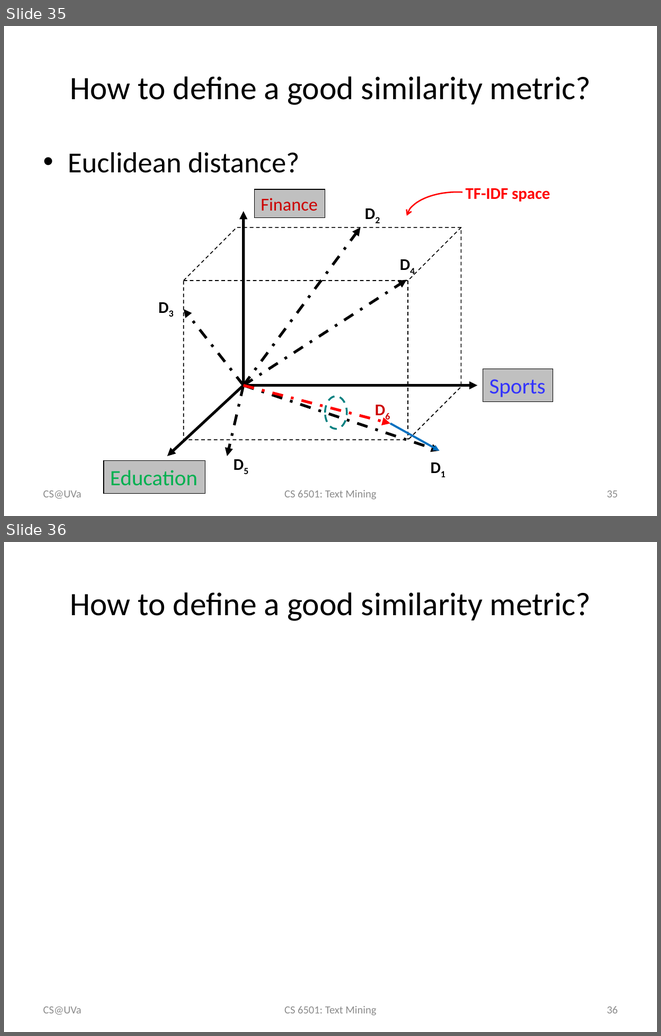
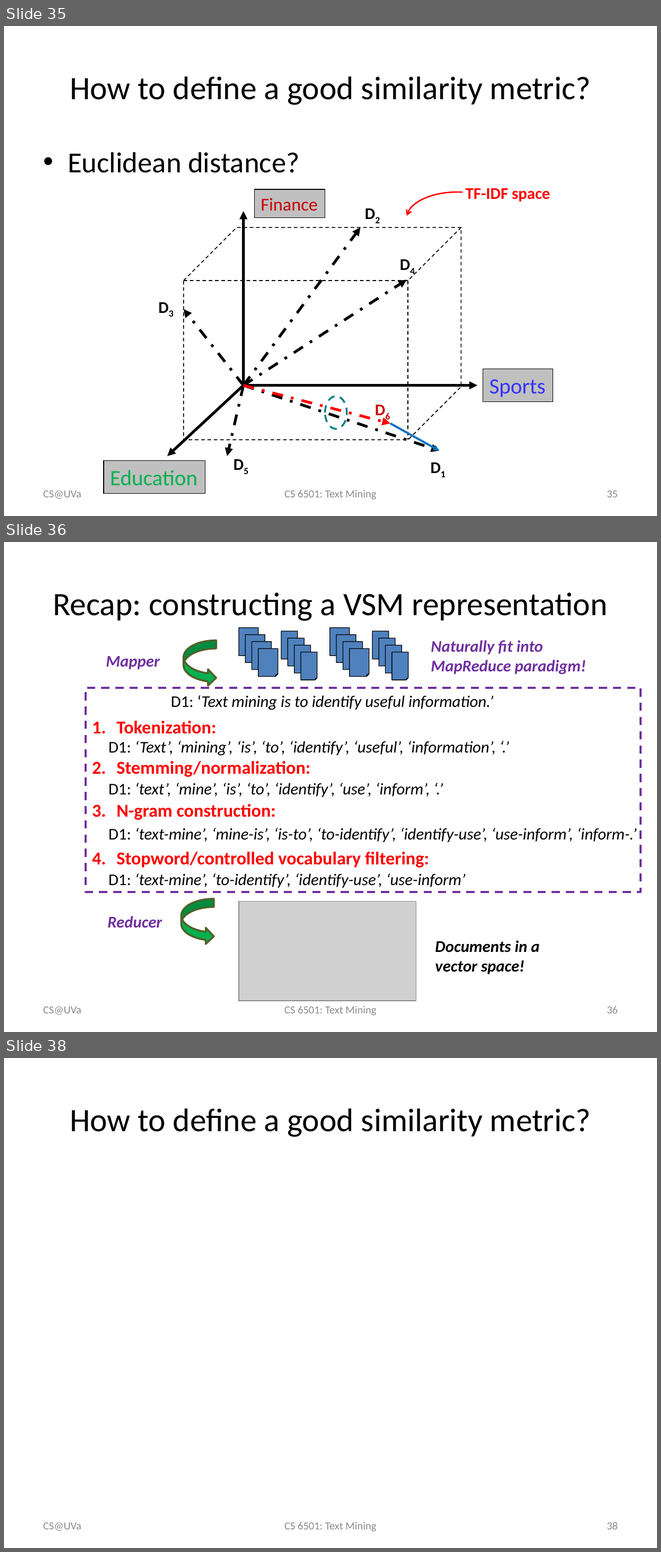
Before and after one commit to wang296/CS6501-Text-Mining, a slide deck: docs/VS model.pptx. Shown one above the other, each under a label of ours: slides 35 and 36 before the commit, slides 35, 36 and 38 after it; the slides between them are not shown. The pictures are 661x1036 and 661x1552 pixels, drawn with LibreOffice and Linux fonts; fonts in the diff are those of the drawing; grey boxes stand for pictures. Boxes give left, top, right and bottom in pixels: in the first picture for what was removed or moved away, otherwise in the second. Text is boxed around its words. In the diff, an @@ line names an element or a change of style, - is before the commit and + after.

```diff
--- a/docs/VS model.pptx
+++ b/docs/VS model.pptx
@@ slide 36 added at <box>4,542,657,1032</box>, background #FFFFFF @@
@@ title added at <box>53,592,607,621</box>, 36 pt, text #000000 @@
+Recap: constructing a VSM representation
@@ curved right arrow added at <box>184,641,216,686</box>, fill #00B050, outline #4F6228 2 pt @@
@@ group added at <box>239,627,408,680</box>: 16 folded corners @@
@@ text added at <box>431,640,586,674</box>, 18 pt, text #7030A0, bold, italic @@
+Naturally fit into MapReduce paradigm!
@@ text added at <box>106,656,160,669</box>, 18 pt, text #7030A0, bold, italic @@
+Mapper
@@ rectangle added at <box>86,688,641,892</box>, outline #7030A0 2.25 pt dashed @@
@@ text added at <box>171,695,493,710</box>, 18 pt, text #000000, italic @@
+D1: ‘Text mining is to identify useful information.’
@@ text added at <box>116,721,216,734</box>, 20 pt, text #FF0000, bold @@
+1. Tokenization:
@@ text added at <box>108,741,496,756</box>, 18 pt, text #000000, italic @@
+D1: ‘Text’, ‘mining’, ‘is’, ‘to’, ‘identify’, ‘useful’, ‘information’, ‘.’
@@ text added at <box>116,761,310,777</box>, 20 pt, text #FF0000, bold @@
+2. Stemming/normalization:
@@ text added at <box>108,783,430,797</box>, 18 pt, text #000000, italic @@
+D1: ‘text’, ‘mine’, ‘is’, ‘to’, ‘identify’, ‘use’, ‘inform’, ‘.’
@@ text added at <box>116,804,276,820</box>, 20 pt, text #FF0000, bold @@
+3. N-gram construction:
@@ text added at <box>108,828,637,842</box>, 18 pt, text #000000, italic @@
+D1: ‘text-mine’, ‘mine-is’, ‘is-to’, ‘to-identify’, ‘identify-use’, ‘use-inform’, ‘inform-.’
@@ text added at <box>116,852,429,867</box>, 20 pt, text #FF0000, bold @@
+4. Stopword/controlled vocabulary filtering:
@@ text added at <box>108,873,466,888</box>, 18 pt, text #000000, italic @@
+D1: ‘text-mine’, ‘to-identify’, ‘identify-use’, ‘use-inform’
@@ curved right arrow added at <box>181,899,213,944</box>, fill #00B050, outline #4F6228 2 pt @@
@@ picture added at <box>239,901,416,1000</box> @@
@@ text added at <box>107,916,162,928</box>, 18 pt, text #7030A0, bold, italic @@
+Reducer
@@ text added at <box>435,940,539,974</box>, 18 pt, text #000000, bold, italic @@
+Documents in a vector space!
@@ text added at <box>43,1006,81,1014</box>, 12 pt, text #8C8C8C @@
+CS@UVa
@@ text added at <box>284,1006,376,1015</box>, 12 pt, text #8C8C8C @@
+CS 6501: Text Mining
@@ page number added at <box>607,1006,618,1013</box>, 12 pt, text #8C8C8C @@
+36
@@ what was slide 36 is now slide 38 @@
@@ page number at <box>607,1522,618,1529</box>: text changed @@
-36
+38
```
Also in this commit, not shown: 1 slide changed, 1 other slide added, 2 other files.
